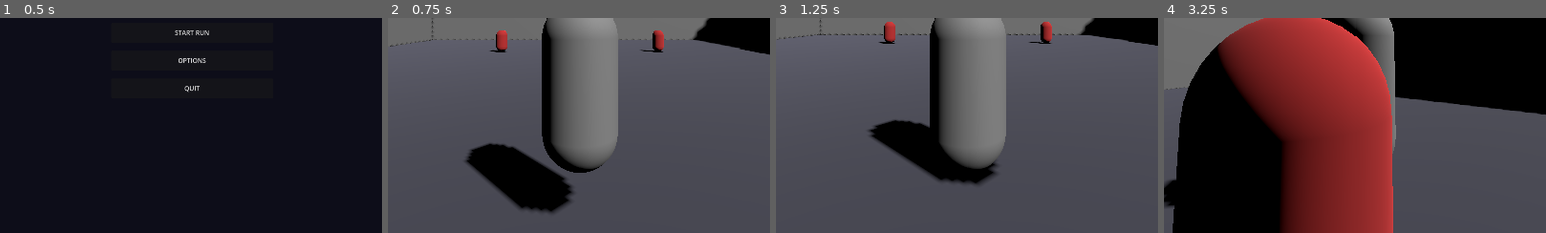
Above: before the commit, frames 1-4 (left to right).
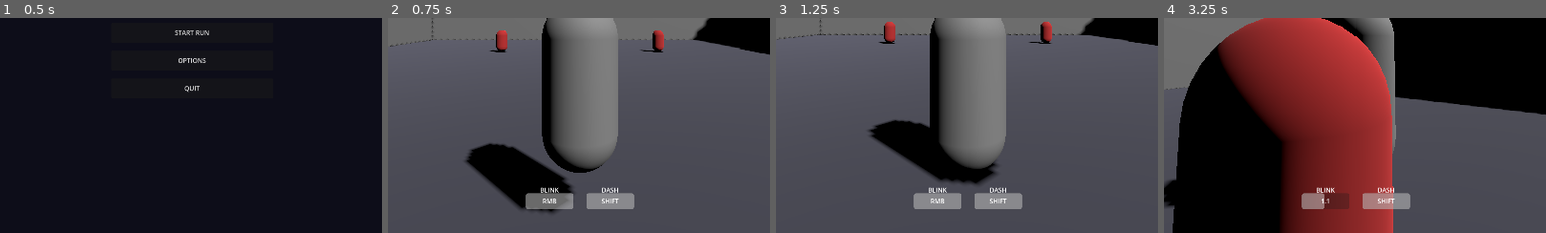
Above: after the commit, the same moments.

Repository: JingByTheDoor/Blink-blade
Game: Godot game, scene res://scenes/main/main_menu.tscn
Same seed, same stepped clock (60 frames per second), same inputs: the game is played once before the commit and once after it.
Inputs (mouse positions are % of the whole screen's width and height, from its top left):
- Up to frame 1 (0.5 s): no input
- Up to frame 2 (0.75 s): click "START RUN" at 0.5 s
- Up to frame 3 (1.25 s): no input
- Up to frame 4 (3.25 s): tap Enter at 1.25 s; move the mouse to (55, 50) at 1.27 s; hold W (move_forward) from 1.28 s (still down); right-click (55, 50) at 1.35 s; tap Space (jump) at 1.52, 2.27 s; tap Shift (dash) at 1.55, 2.1, 3.05 s; move the mouse to (45, 50) at 2.02 s; right-click (45, 50) at 2.3 s; move the mouse to (52, 48) at 2.77 s; right-click (52, 48) at 2.85 s
The pictures show only the part of the screen within x 25-75%, y 50-100%; the shares and areas given below are measured in that part.

Frame 1 is identical in both runs. In frame 2, 2.0% of the frame differs, in the area x 36-65%, y 78-89%; in frame 3, 2.0%; in frame 4, 2.0%.

Commit message:
hud fixed

Diff:
--- a/scenes/ui/hud.gd
+++ b/scenes/ui/hud.gd
@@ -7,10 +7,13 @@
 @onready var combo_label: Label = $ComboContainer/ComboLabel
 @onready var combo_counter: Label = $ComboContainer/ComboCounter
 @onready var room_label: Label = $TopContainer/RoomLabel
-@onready var blink_cooldown: TextureProgressBar = $AbilityContainer/BlinkCooldown
-@onready var dash_cooldown: TextureProgressBar = $AbilityContainer/DashCooldown
+@onready var blink_cooldown: ProgressBar = $AbilityContainer/BlinkCooldown
+@onready var dash_cooldown: ProgressBar = $AbilityContainer/DashCooldown
+@onready var blink_label: Label = $AbilityContainer/BlinkCooldown/Label
+@onready var dash_label: Label = $AbilityContainer/DashCooldown/Label
 
 var combo_tween: Tween = null
+var player: Node3D = null
 
 
 func _ready() -> void:
@@ -23,14 +26,53 @@
 	_update_health_display(GameState.current_health, GameState.max_health)
 	_update_combo_display(0)
 
+	# Find player after a frame
+	await get_tree().process_frame
+	_find_player()
+
+
+func _find_player() -> void:
+	var players = get_tree().get_nodes_in_group("player")
+	if players.size() > 0:
+		player = players[0]
+
 
 func _process(_delta: float) -> void:
 	_update_cooldowns()
 
 
 func _update_cooldowns() -> void:
-	# These would be updated from the player if we had references
-	pass
+	if not player or not is_instance_valid(player):
+		_find_player()
+		return
+
+	# Update blink cooldown display
+	if blink_cooldown:
+		var blink_max = GameState.blink_cooldown
+		var blink_current = player.blink_cooldown_timer if player.has_method("_ready") else 0.0
+		blink_cooldown.max_value = blink_max
+		blink_cooldown.value = blink_max - blink_current
+
+		# Update label
+		if blink_label:
+			if blink_current > 0:
+				blink_label.text = "%.1f" % blink_current
+			else:
+				blink_label.text = "RMB"
+
+	# Update dash cooldown display
+	if dash_cooldown:
+		var dash_max = GameState.dash_cooldown
+		var dash_current = player.dash_cooldown_timer if player.has_method("_ready") else 0.0
+		dash_cooldown.max_value = dash_max
+		dash_cooldown.value = dash_max - dash_current
+
+		# Update label
+		if dash_label:
+			if dash_current > 0:
+				dash_label.text = "%.1f" % dash_current
+			else:
+				dash_label.text = "SHIFT"
 
 
 func _on_combo_changed(new_value: int) -> void:
--- a/scenes/ui/hud.tscn
+++ b/scenes/ui/hud.tscn
@@ -74,18 +74,64 @@
 anchor_top = 1.0
 anchor_right = 0.5
 anchor_bottom = 1.0
-offset_left = -100.0
-offset_top = -80.0
-offset_right = 100.0
+offset_left = -150.0
+offset_top = -100.0
+offset_right = 150.0
 grow_horizontal = 2
 grow_vertical = 0
-theme_override_constants/separation = 20
+theme_override_constants/separation = 30
 alignment = 1
 
-[node name="BlinkCooldown" type="TextureProgressBar" parent="AbilityContainer"]
-custom_minimum_size = Vector2(60, 60)
+[node name="BlinkCooldown" type="ProgressBar" parent="AbilityContainer"]
+custom_minimum_size = Vector2(120, 40)
 layout_mode = 2
+max_value = 2.0
+value = 2.0
+show_percentage = false
 
-[node name="DashCooldown" type="TextureProgressBar" parent="AbilityContainer"]
-custom_minimum_size = Vector2(60, 60)
+[node name="Label" type="Label" parent="AbilityContainer/BlinkCooldown"]
+layout_mode = 1
+anchors_preset = 15
+anchor_right = 1.0
+anchor_bottom = 1.0
+grow_horizontal = 2
+grow_vertical = 2
+text = "RMB"
+horizontal_alignment = 1
+vertical_alignment = 1
+
+[node name="Title" type="Label" parent="AbilityContainer/BlinkCooldown"]
+layout_mode = 1
+anchors_preset = 10
+anchor_right = 1.0
+offset_top = -20.0
+grow_horizontal = 2
+text = "BLINK"
+horizontal_alignment = 1
+
+[node name="DashCooldown" type="ProgressBar" parent="AbilityContainer"]
+custom_minimum_size = Vector2(120, 40)
 layout_mode = 2
+max_value = 1.5
+value = 1.5
+show_percentage = false
+
+[node name="Label" type="Label" parent="AbilityContainer/DashCooldown"]
+layout_mode = 1
+anchors_preset = 15
+anchor_right = 1.0
+anchor_bottom = 1.0
+grow_horizontal = 2
+grow_vertical = 2
+text = "SHIFT"
+horizontal_alignment = 1
+vertical_alignment = 1
+
+[node name="Title" type="Label" parent="AbilityContainer/DashCooldown"]
+layout_mode = 1
+anchors_preset = 10
+anchor_right = 1.0
+offset_top = -20.0
+grow_horizontal = 2
+text = "DASH"
+horizontal_alignment = 1
